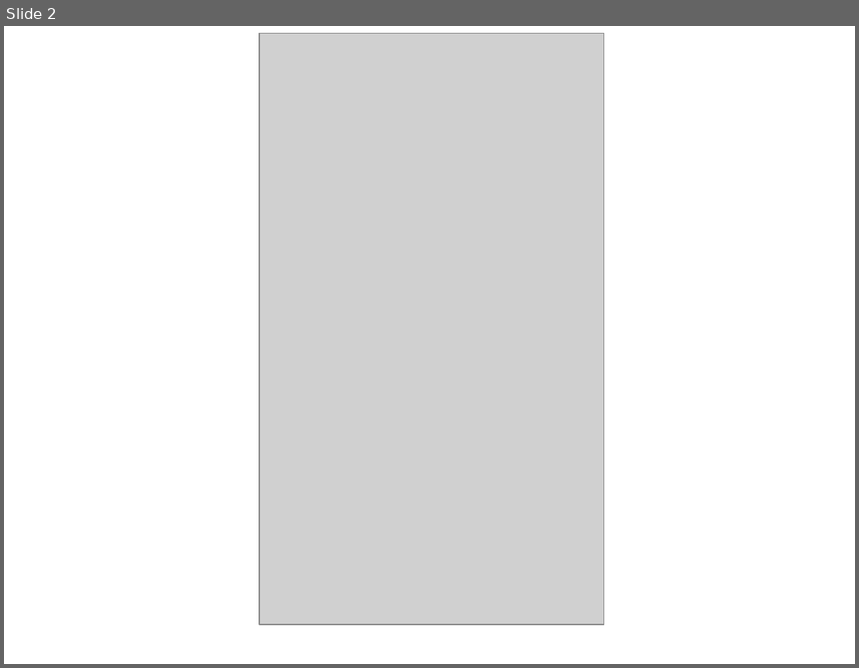
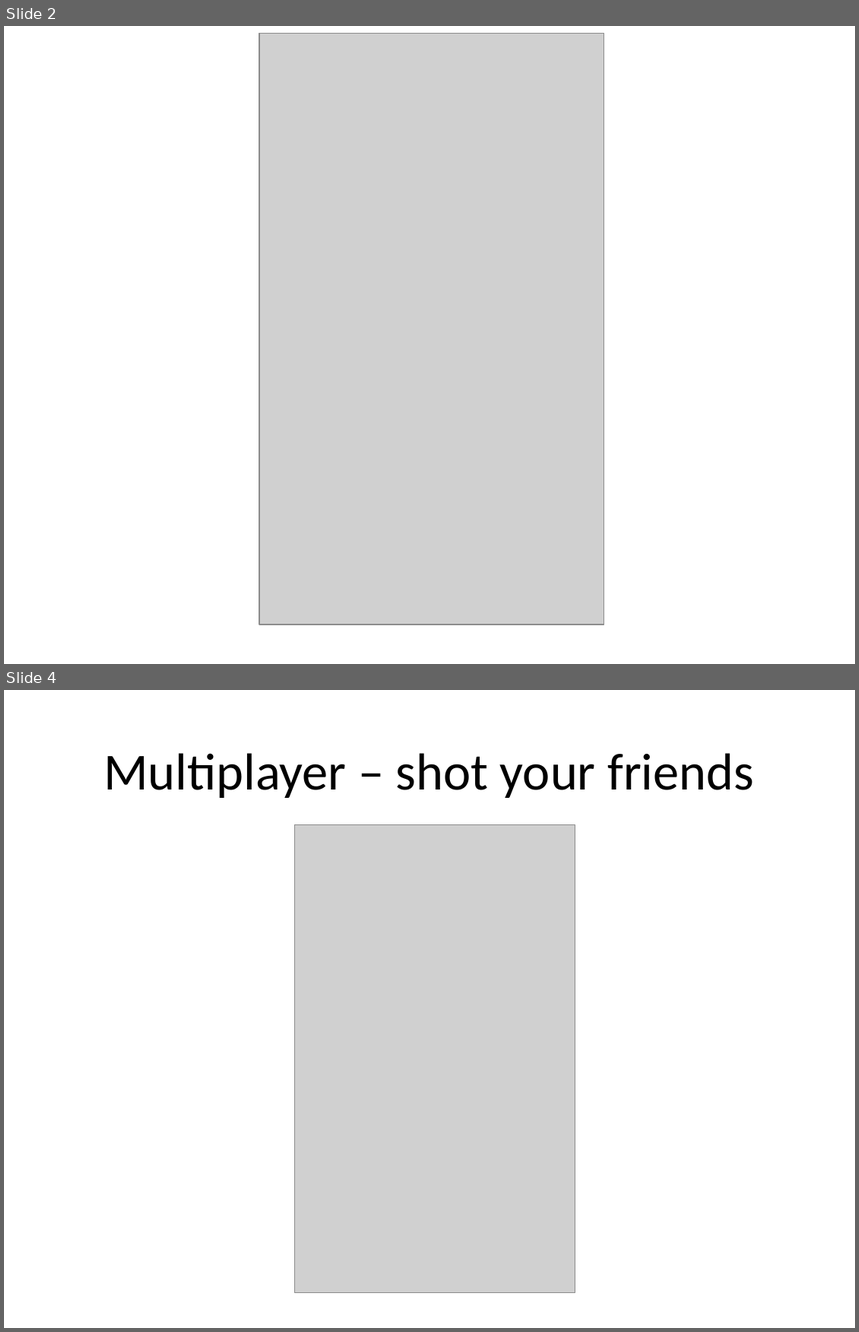
Before and after one commit to andriybuday/hakaton-wp7-mobile, a slide deck: SS-Mobile-Two/Face2Face.Presentation.pptx. Shown one above the other, each under a label of ours: slide 2 before the commit, slides 2 and 4 after it; the slides between them are not shown. The pictures are 859x668 and 859x1332 pixels, drawn with LibreOffice and Linux fonts; fonts in the diff are those of the drawing; grey boxes stand for pictures. Boxes give left, top, right and bottom in pixels: in the first picture for what was removed or moved away, otherwise in the second. Text is boxed around its words. In the diff, an @@ line names an element or a change of style, - is before the commit and + after.

```diff
--- a/SS-Mobile-Two/Face2Face.Presentation.pptx
+++ b/SS-Mobile-Two/Face2Face.Presentation.pptx
@@ slide 4 added at (4,690,855,1328), background #FFFFFF @@
@@ title added at (104,753,754,798), 44 pt, text #000000 @@
+Multiplayer – shot your friends
@@ picture added at (295,825,576,1293) @@
```
Also in this commit, not shown: 3 other slides added, 3 slides removed.
